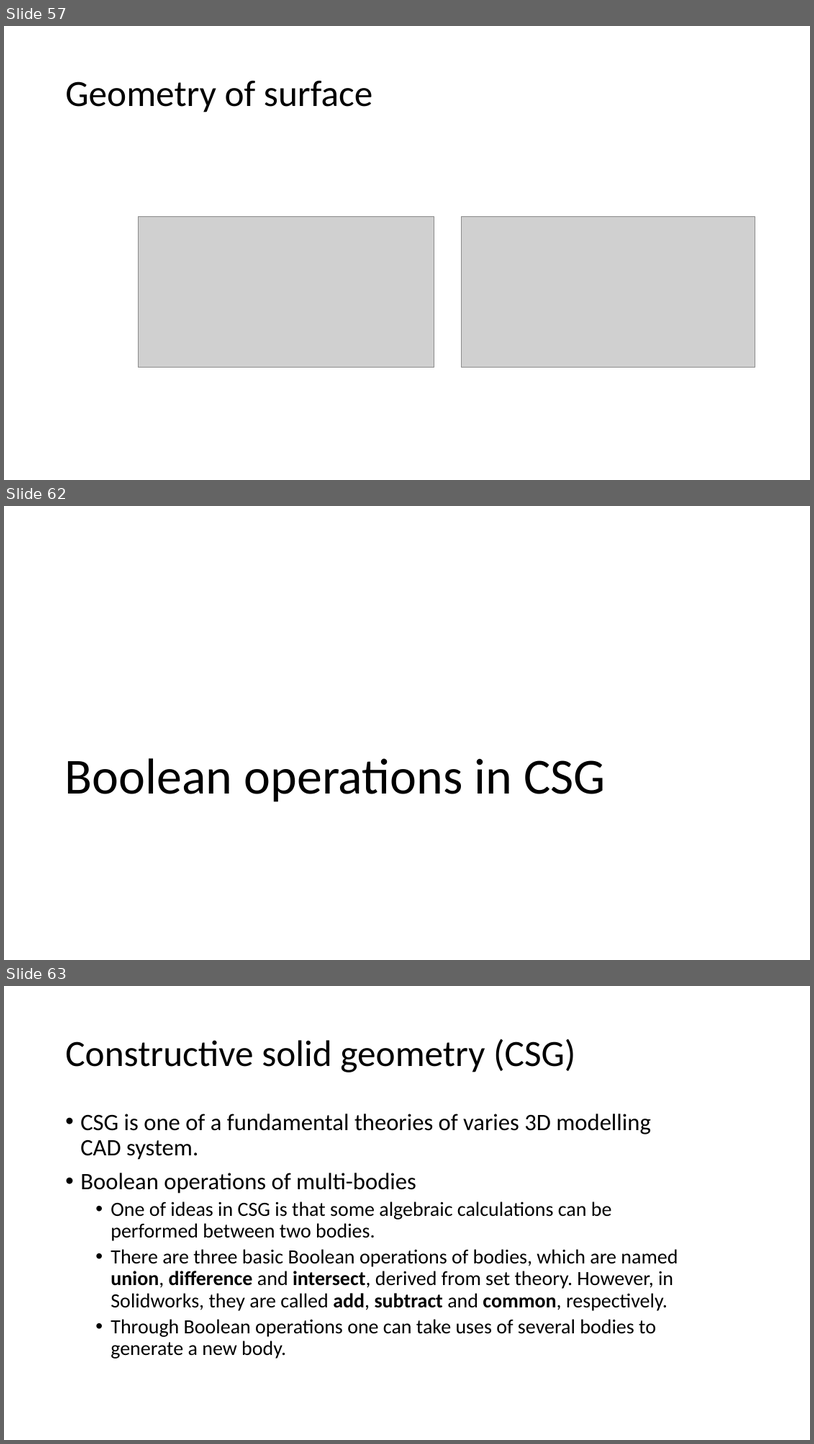
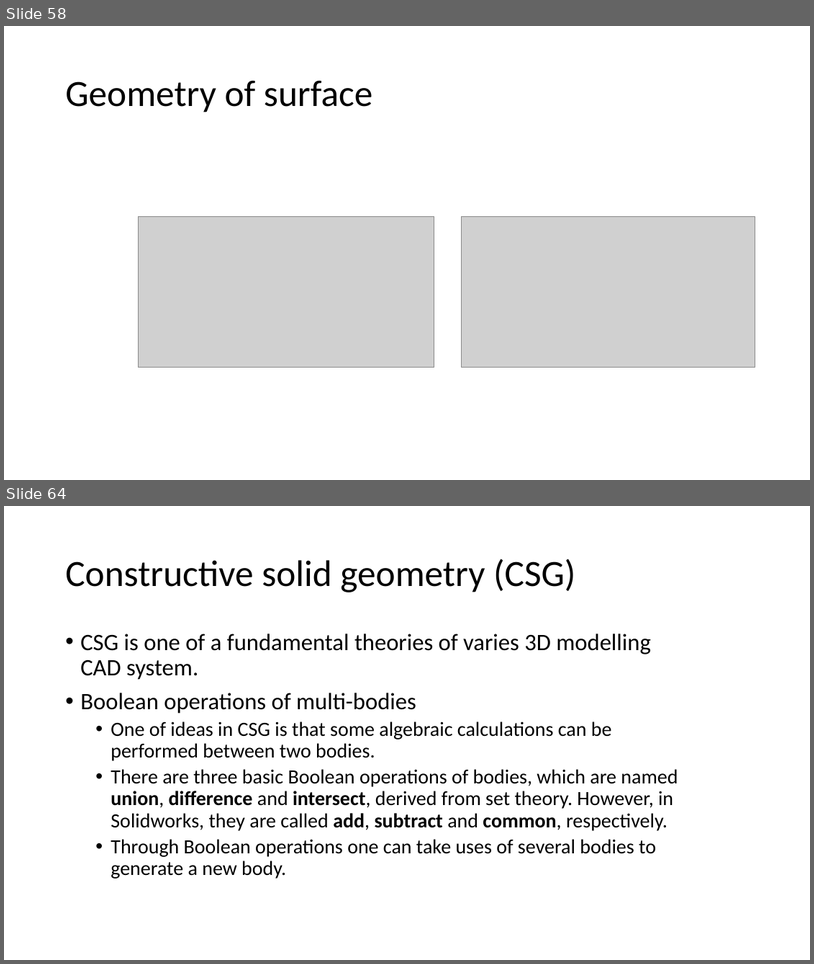
Before and after one commit to Jinny-Ching/cad_cam_course, a slide deck: CAD_CAM.pptx. Shown one above the other, each under a label of ours: slides 57, 62 and 63 before the commit, slides 58 and 64 after it; the slides between them are not shown. The pictures are 814x1444 and 814x964 pixels, drawn with LibreOffice and Linux fonts; fonts in the diff are those of the drawing; grey boxes stand for pictures. Boxes give left, top, right and bottom in pixels: in the first picture for what was removed or moved away, otherwise in the second. Text is boxed around its words. In the diff, an @@ line names an element or a change of style, - is before the commit and + after.

```diff
--- a/CAD_CAM.pptx
+++ b/CAD_CAM.pptx
@@ slide 62 removed at (4,506,810,960), background #FFFFFF @@
@@ title removed at (65,758,606,802) @@
-Boolean operations in CSG
@@ what was slide 57 is now slide 58 @@
@@ what was slide 63 is now slide 64 @@
```
Also in this commit, not shown: 3 slides changed, 4 slides added, 1 other slide removed.
